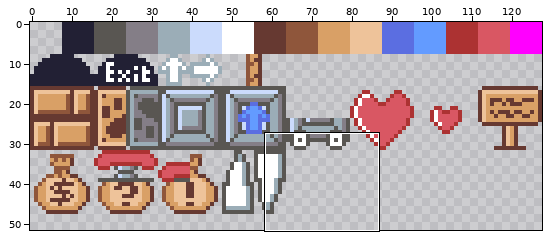
Two states of a sprite sheet, tilesets4/FGCommon.png. The picture above shows the old version from afar; the outline marks the close-up.
Close-up. First the earlier version:
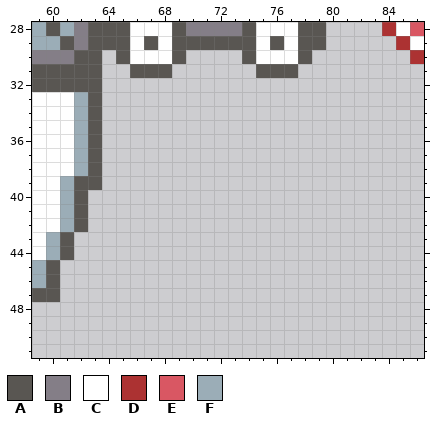
The file is 128x64 pixels. Shown: x 59..86, y 28..51. The wide view leaves out empty margins.
Palette (. is transparent): A #595652  B #847e87  C #ffffff  D #ac3232  E #d95763  F #9badb7
Pixels before, first column x 59:
28 FAFBAAACCCABBBBACCCAA....DCE
29 FFABAAACACAAAAAACACAA.....DC
30 BBBAA.ACCCA....ACCCA.......D
31 AAAAA..AAA......AAA.........
32 AAAAA.......................
33 CCCFA.......................
34 CCCFA.......................
35 CCCFA.......................
36 CCCFA.......................
37 CCCFA.......................
38 CCCFA.......................
39 CCFAA.......................
40 CCFA........................
41 CCFA........................
42 CCFA........................
43 CFA.........................
44 CFA.........................
45 FA..........................
46 FA..........................
47 AA..........................
The same view after the edit:
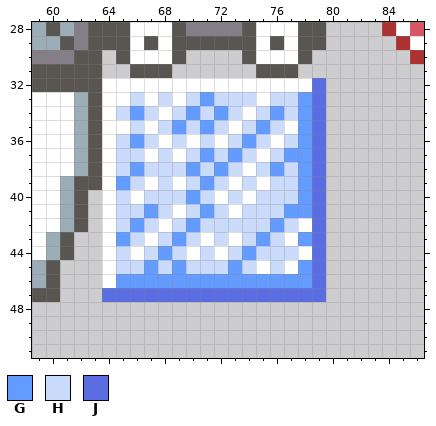
Colours new in this view: G #639bff  H #cbdbfc  J #5b6ee1
Edits made:
y 32: x 64..79 ................ -> CCCCCCCCCCCCCCCJ
y 33: x 64..79 ................ -> CCHCHCHGHHHCHHGJ
y 34: x 64..79 ................ -> CHGHCHGHGHCHGHGJ
y 35: x 64..79 ................ -> CCHCHGHGHCHGHCGJ
y 36: x 64..79 ................ -> CHGHCHCHCHGHCHGJ
y 37: x 64..79 ................ -> CHHCHCHGHGHCHGGJ
y 38: x 64..79 ................ -> CHGHHHGHGHCHGHGJ
y 39: x 64..79 ................ -> CGHCHCHGHCHCHHGJ
y 40: x 64..79 ................ -> CHCHHHGHCHCHHHGJ
y 41: x 64..79 ................ -> CHHGHCHGHCHHHGGJ
y 42: x 64..79 ................ -> CHGHCHGHHHHHGHCJ
y 43: x 64..79 ................ -> CGHCHGHCHCHGHCGJ
y 44: x 64..79 ................ -> CHCHGHCHCHGHHHCJ
y 45: x 64..79 ................ -> CHHGHGHHHGHCHCGJ
y 46: x 64..79 ................ -> CGGGGGGGGGGGGGGJ
y 47: x 64..79 ................ -> JJJJJJJJJJJJJJJJ
Changed places in both close-ups, as pixel boxes (x1, y1, x2, y2):
added: (102, 78, 326, 302)
